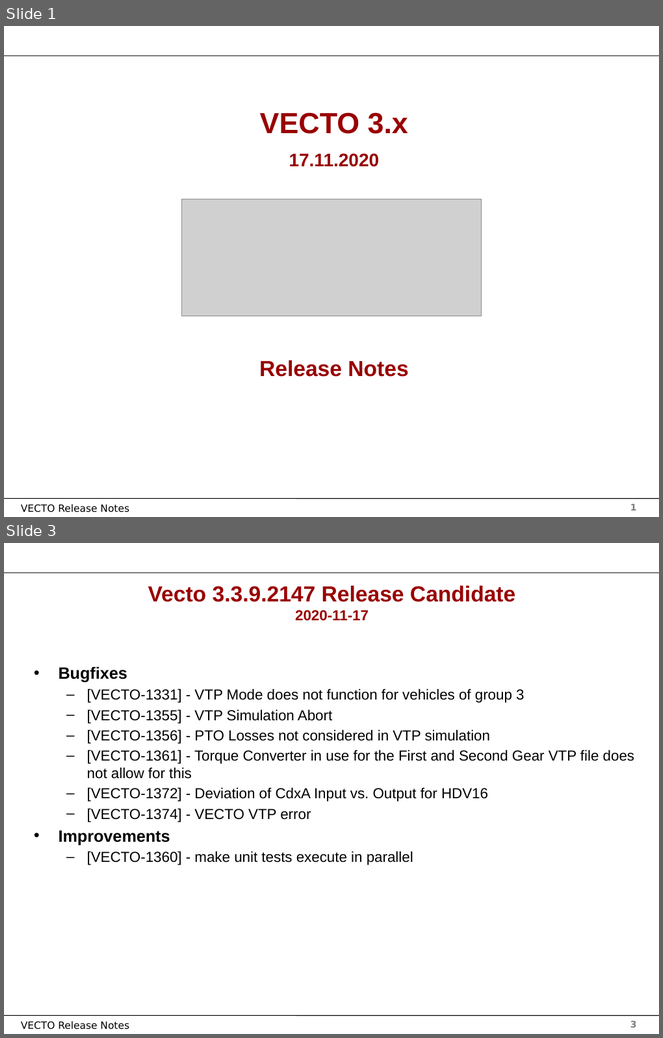
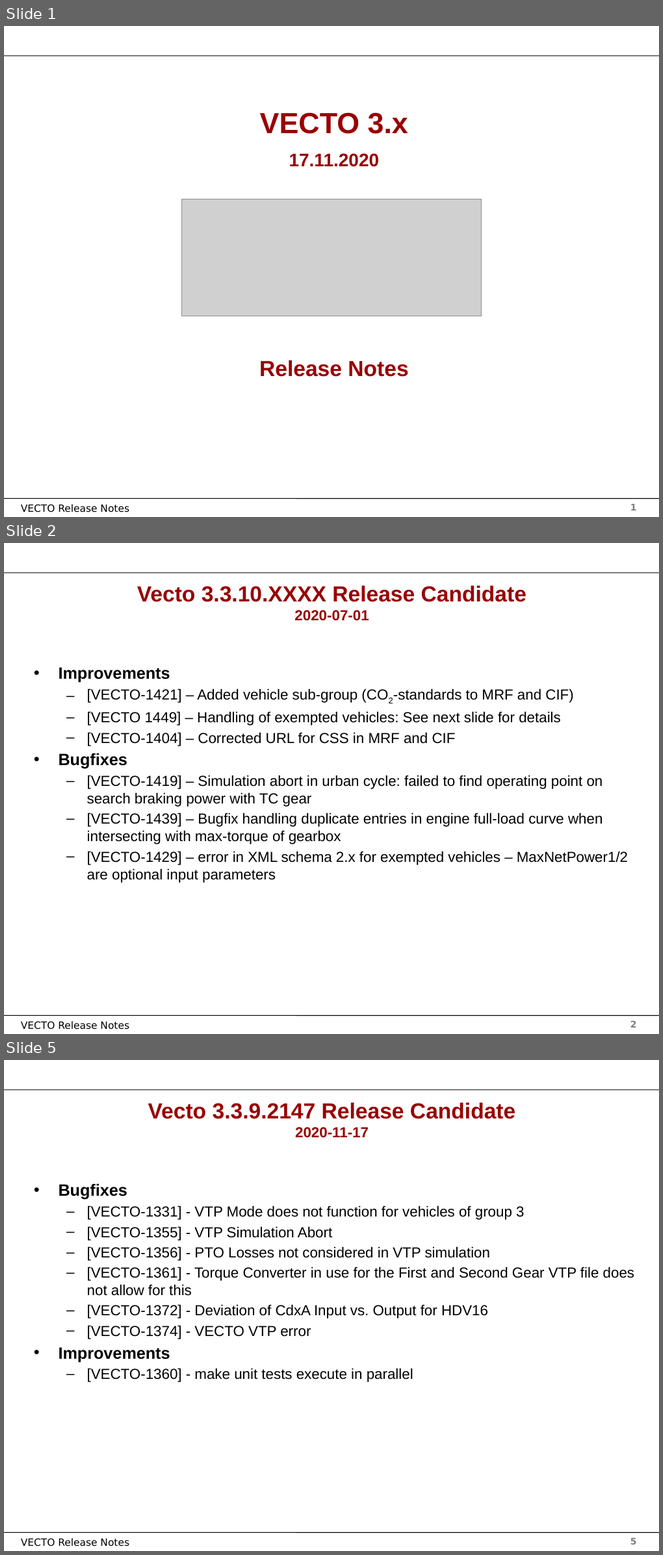
Before and after one commit to tanawadeatharva/BharatVECTO, a slide deck: Documentation/User Manual Source/Release Notes Vecto3.x.pptx. Shown one above the other, each under a label of ours: slides 1 and 3 before the commit, slides 1, 2 and 5 after it; the slides between them are not shown. The pictures are 663x1038 and 663x1555 pixels, drawn with LibreOffice and Linux fonts; fonts in the diff are those of the drawing; grey boxes stand for pictures; background and template pictures are left out. Boxes give left, top, right and bottom in pixels: in the first picture for what was removed or moved away, otherwise in the second. Text is boxed around its words. In the diff, an @@ line names an element or a change of style, - is before the commit and + after.

```diff
--- a/Documentation/User Manual Source/Release Notes Vecto3.x.pptx
+++ b/Documentation/User Manual Source/Release Notes Vecto3.x.pptx
@@ slide 2 added at [4, 543, 659, 1034], background #FFFFFF; not listed: 4 template elements that a slide beside it also shows @@
@@ title added at [137, 585, 527, 621], 24 pt, text #990000, bold @@
+Vecto 3.3.10.XXXX Release Candidate
+2020-07-01
@@ text added at [59, 667, 628, 883], 16 pt, text #000000 @@
+• Improvements
+  – [VECTO-1421] – Added vehicle sub-group (CO2-standards to MRF and CIF)
+  – [VECTO 1449] – Handling of exempted vehicles: See next slide for details
+  – [VECTO-1404] – Corrected URL for CSS in MRF and CIF
+• Bugfixes
+  – [VECTO-1419] – Simulation abort in urban cycle: failed to find operating point on search braking power with TC gear
+  – [VECTO-1439] – Bugfix handling duplicate entries in engine full-load curve when intersecting with max-torque of gearbox
+  – [VECTO-1429] – error in XML schema 2.x for exempted vehicles – MaxNetPower1/2 are optional input parameters
@@ what was slide 3 is now slide 5 @@
@@ page number at [631, 1538, 637, 1545]: text changed @@
-3
+5
```
Also in this commit, not shown: 1 slide changed, 1 other slide added.
